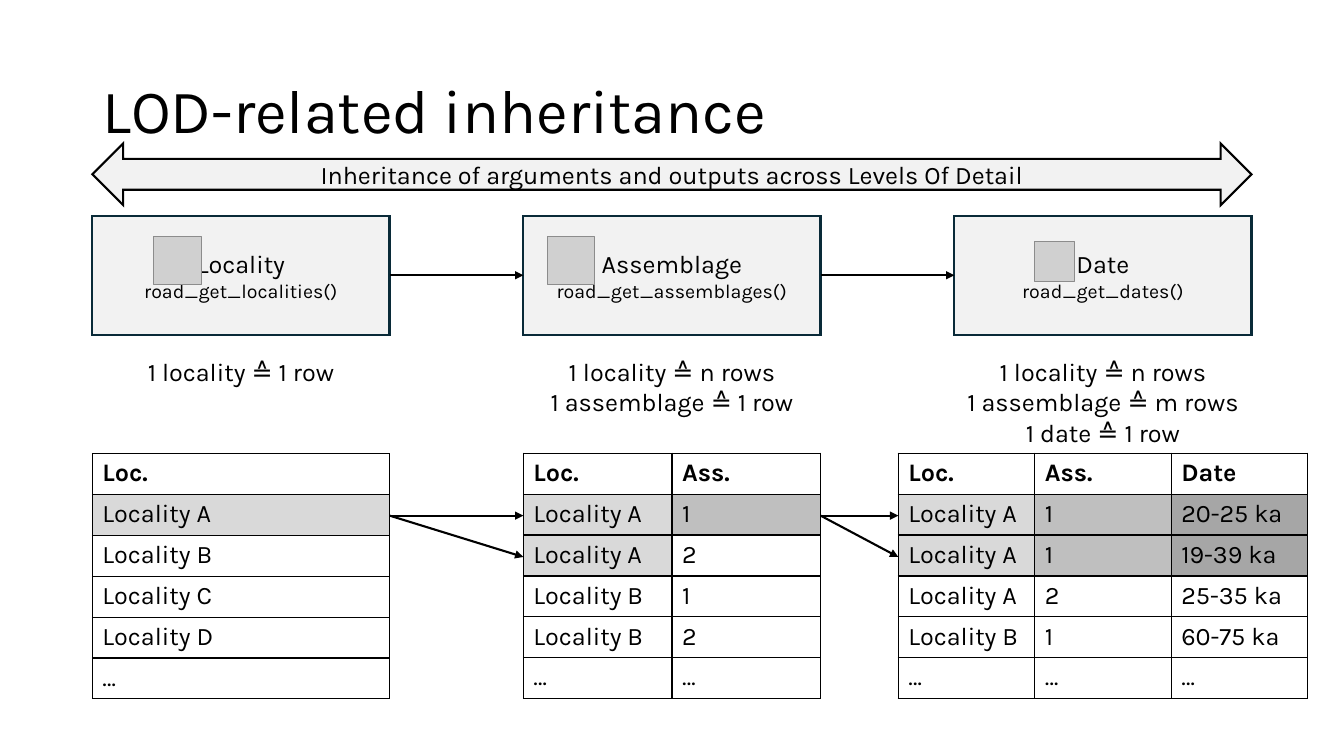
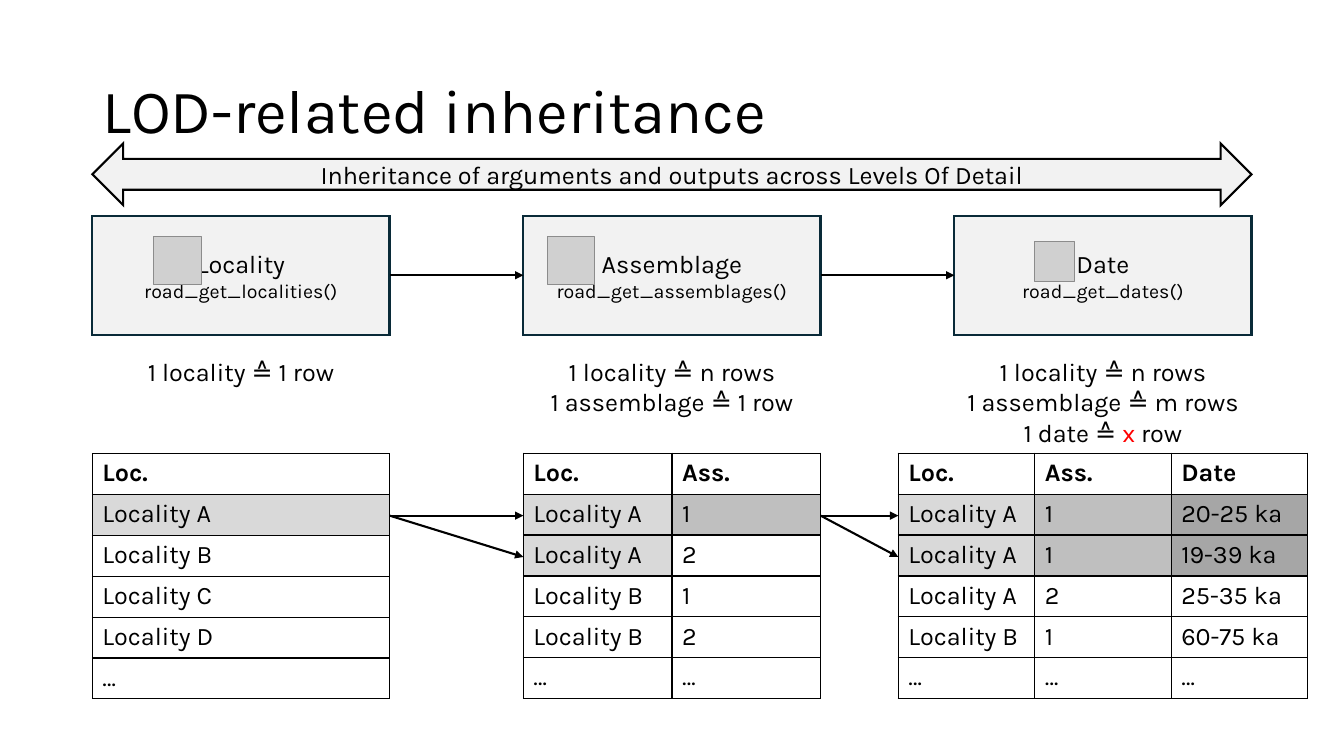
Before and after one commit to sommergeo/roadDB, a slide deck: slide 5 of docs/2024-12-02_Background.pptx. Drawn at 1344x756 pixels with LibreOffice and Linux fonts; fonts in the diff are those of the drawing; grey boxes stand for pictures. Boxes give left, top, right and bottom in pixels: in the first picture for what was removed or moved away, otherwise in the second. Text is boxed around its words. In the diff, an @@ line names an element or a change of style, - is before the commit and + after.

Commit message:
1 date = 1 row  => 1 date = x row

```diff
--- a/docs/2024-12-02_Background.pptx
+++ b/docs/2024-12-02_Background.pptx
@@ text at (x1=1024, y1=424, x2=1182, y2=443): text changed @@
-1 date ≙ 1 row
+1 date ≙ x row
```
